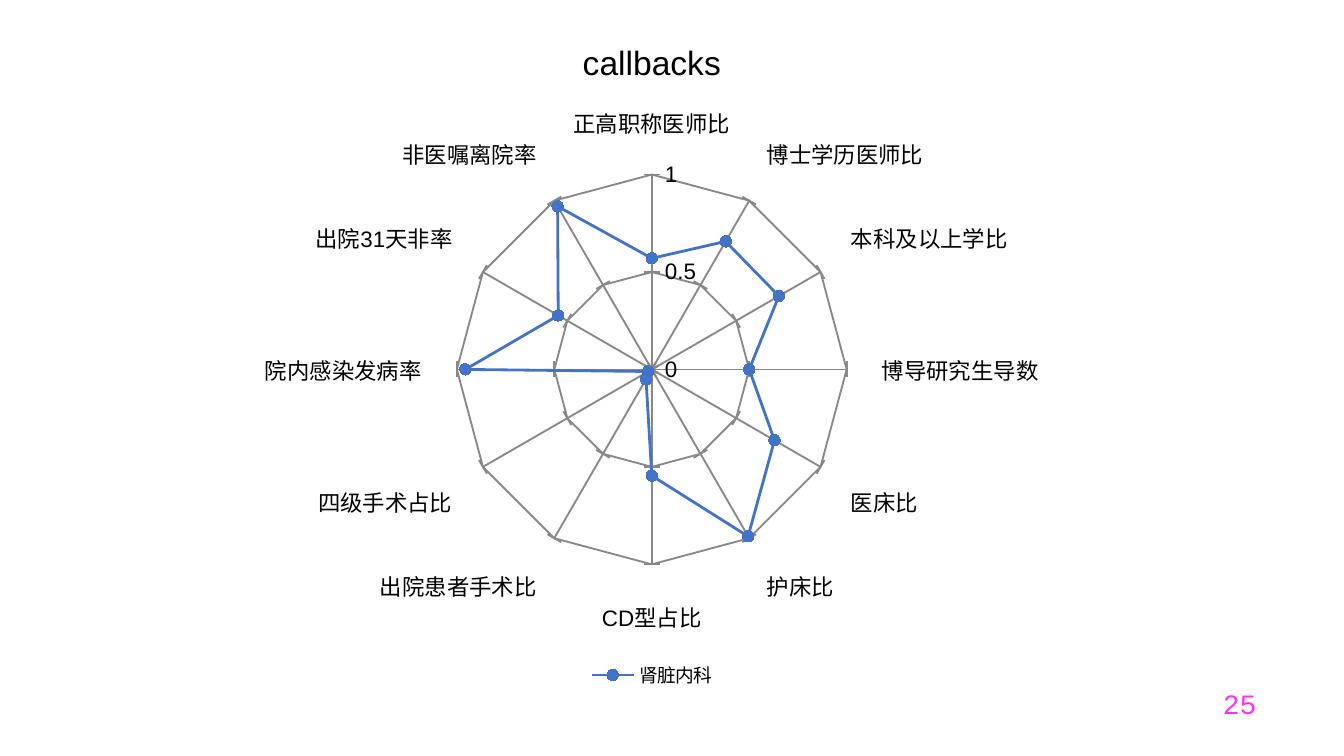
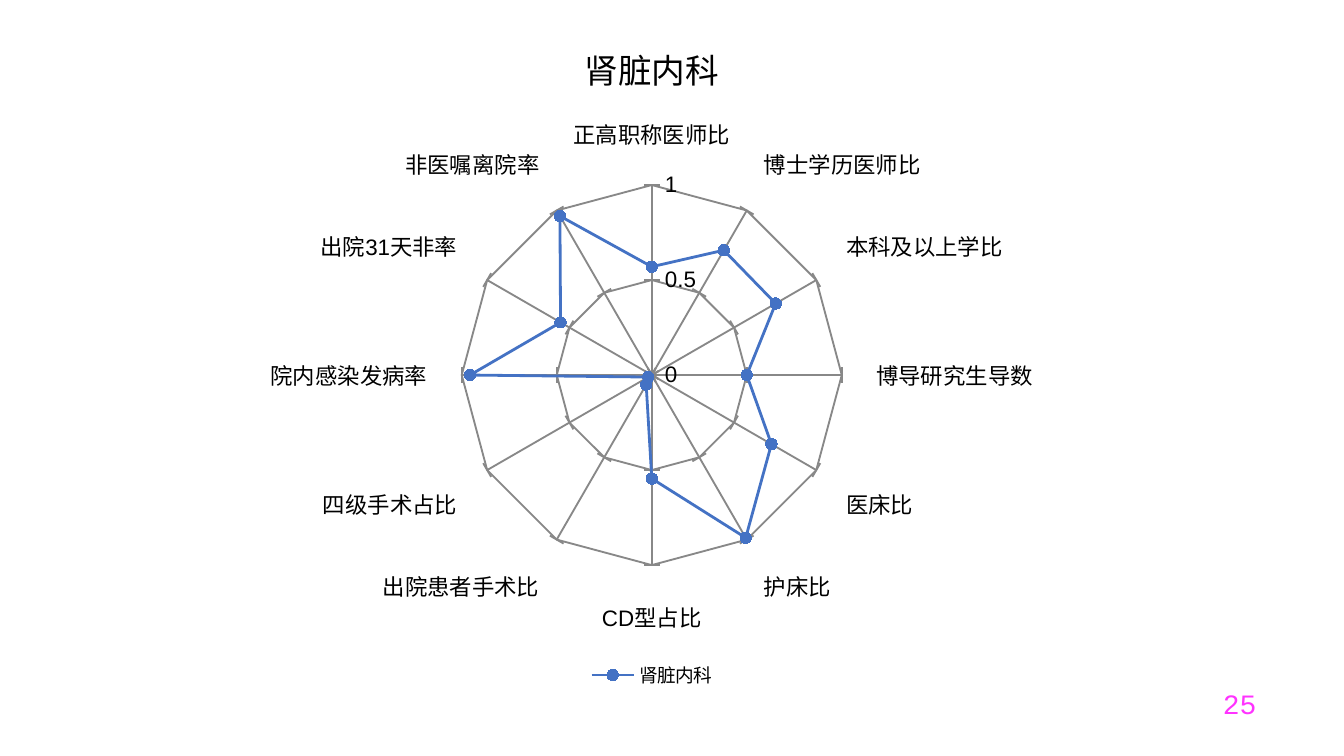
Before and after one commit to Tostig0916/hqcoffee, a slide deck: slide 25 of outputs/PPT/jsszyy.pptxgen.pptx. Drawn at 1344x756 pixels with LibreOffice and Linux fonts; fonts in the diff are those of the drawing. Boxes give left, top, right and bottom in pixels: in the first picture for what was removed or moved away, otherwise in the second. Text is boxed around its words. In the diff, an @@ line names an element or a change of style, - is before the commit and + after.

```diff
--- a/outputs/PPT/jsszyy.pptxgen.pptx
+++ b/outputs/PPT/jsszyy.pptxgen.pptx
@@ radar chart at (x1=13, y1=13, x2=1290, y2=694) @@
@@ title "callbacks" to "肾脏内科" @@
```
Also in this commit, not shown: 36 other slides changed, 6 other files.
